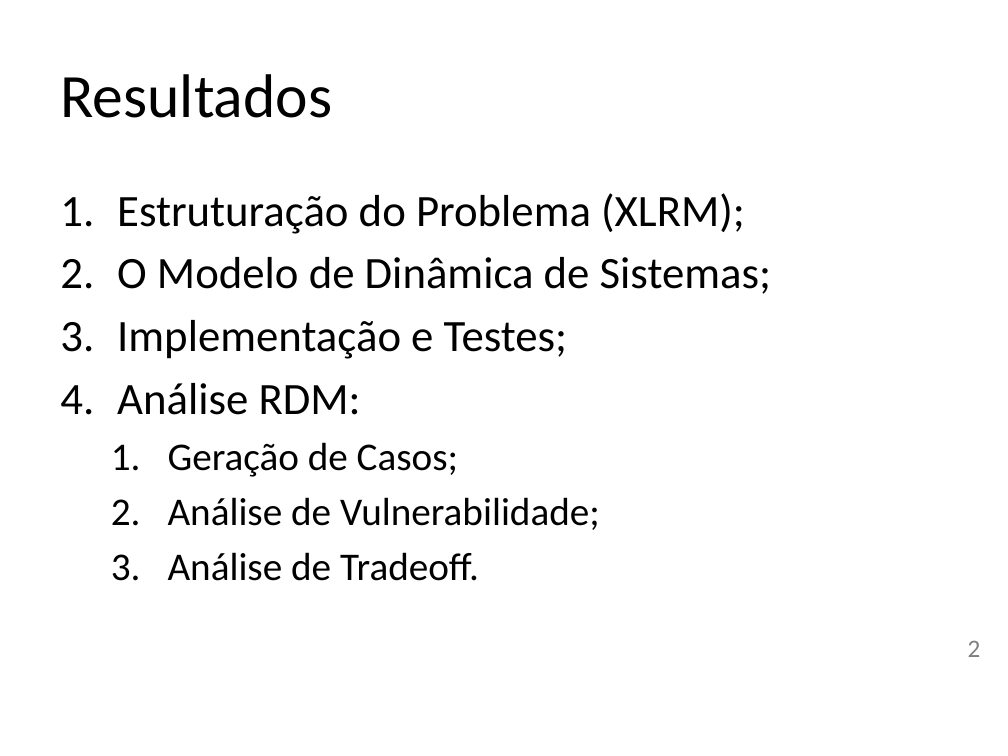
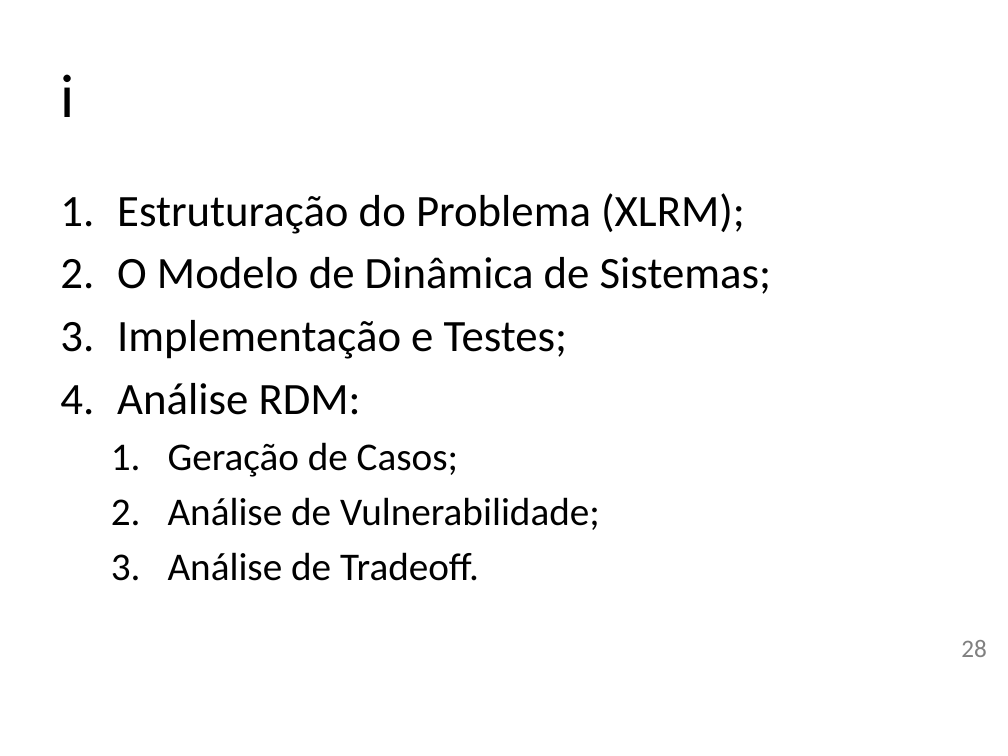
Before and after one commit to pedroliman/ms-rdm-dissertation, a slide deck: slide 28 of dissertacao-docs/apresentacoes/Dissertação-Apresentação-Resultados.pptx (slide 2 before the commit). Drawn at 1008x756 pixels with LibreOffice and Linux fonts; fonts in the diff are those of the drawing; background and template pictures are left out. Boxes give left, top, right and bottom in pixels: in the first picture for what was removed or moved away, otherwise in the second. Text is boxed around its words. In the diff, an @@ line names an element or a change of style, - is before the commit and + after.

```diff
--- a/dissertacao-docs/apresentacoes/Dissertação-Apresentação-Resultados.pptx
+++ b/dissertacao-docs/apresentacoes/Dissertação-Apresentação-Resultados.pptx
@@ title at [60,74,74,117]: text changed @@
-Resultados
+i
@@ page number at [961,640,987,657]: text changed @@
-2
+28
```
Also in this commit, not shown: 1 other slide changed, 26 slides added, 1 other file.
